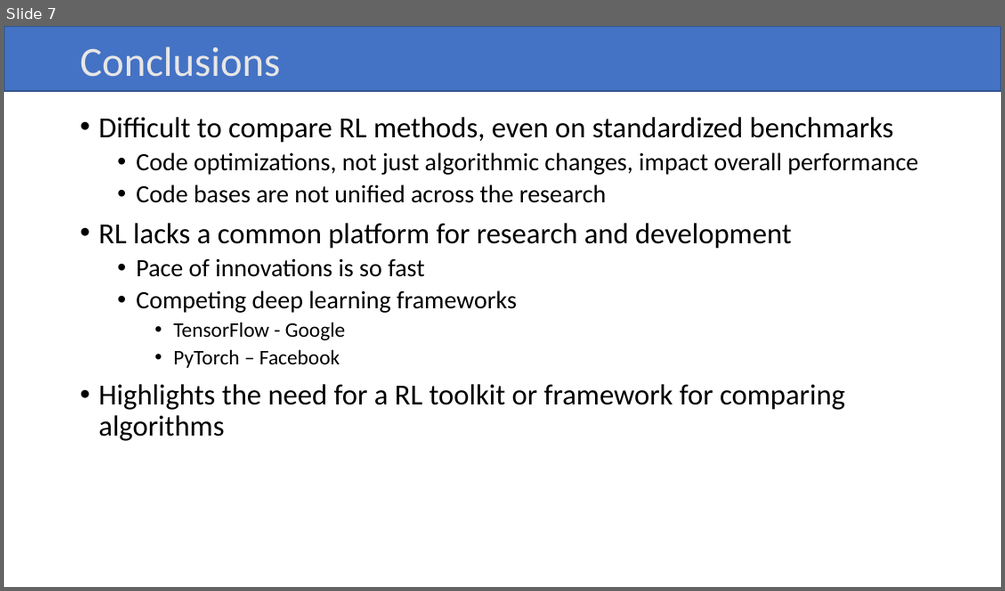
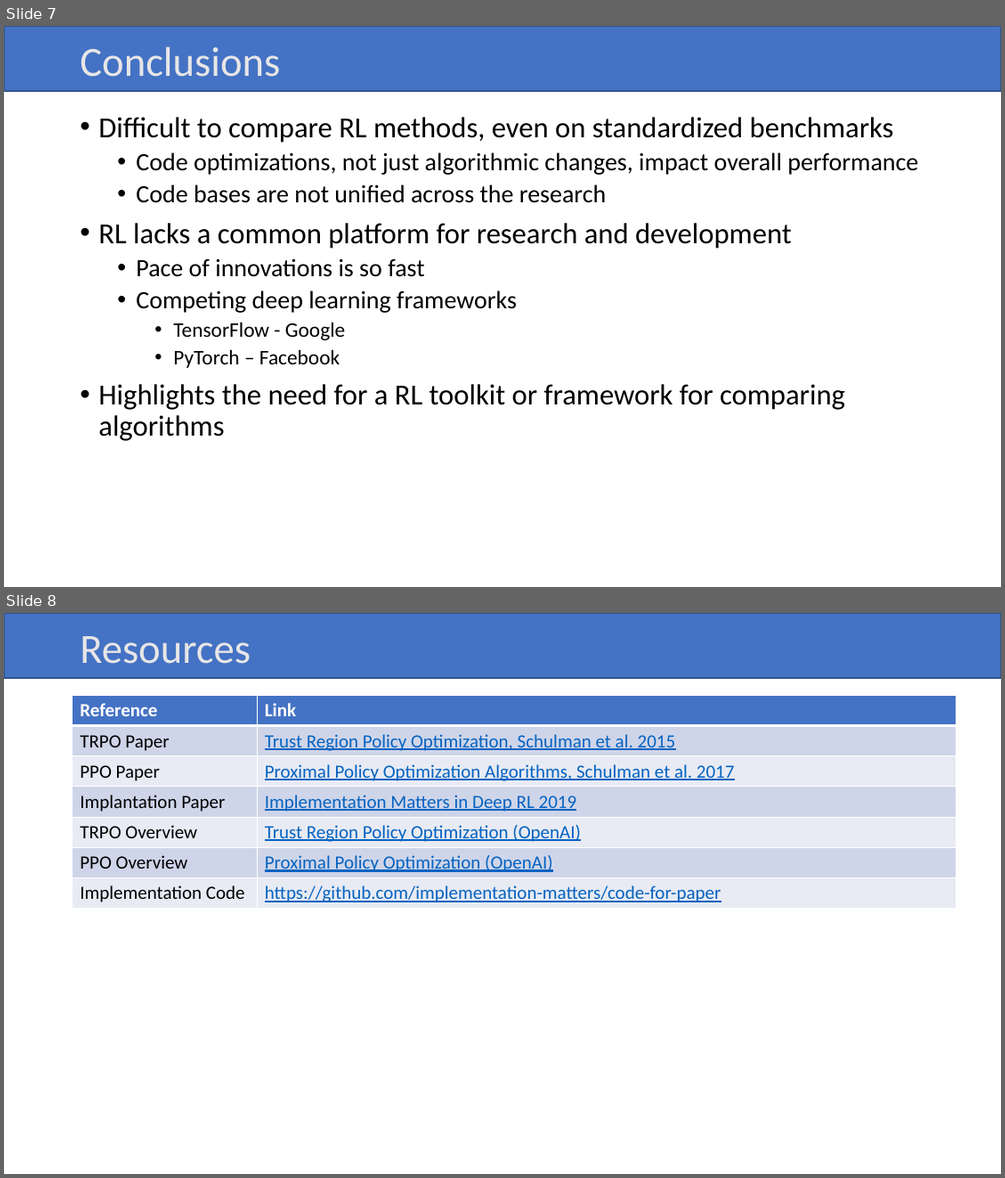
Before and after one commit to MetrowestBostonDevelopersMLGroup/MeetingPresentations, a slide deck: 2020/09/IMPLEMENTATION MATTERS IN DEEP POLICY.pptx. Shown one above the other, each under a label of ours: slide 7 before the commit, slides 7 and 8 after it. The pictures are 1005x591 and 1005x1178 pixels, drawn with LibreOffice and Linux fonts; fonts in the diff are those of the drawing. Boxes give left, top, right and bottom in pixels: in the first picture for what was removed or moved away, otherwise in the second. Text is boxed around its words. In the diff, an @@ line names an element or a change of style, - is before the commit and + after.

```diff
--- a/2020/09/IMPLEMENTATION MATTERS IN DEEP POLICY.pptx
+++ b/2020/09/IMPLEMENTATION MATTERS IN DEEP POLICY.pptx
@@ slide 8 added at (4,613,1001,1174), background #FFFFFF; not listed: 1 template element that a slide beside it also shows @@
@@ title added at (80,636,251,664), 40 pt, text #E7E6E6 @@
+Resources
@@ table added at (73,695,956,908), 7 rows, 2 columns @@
+Reference | Link
+TRPO Paper | Trust Region Policy Optimization, Schulman et al. 2015
+PPO Paper | Proximal Policy Optimization Algorithms, Schulman et al. 2017
+Implantation Paper | Implementation Matters in Deep RL 2019
+TRPO Overview | Trust Region Policy Optimization (OpenAI)
+PPO Overview | Proximal Policy Optimization (OpenAI)
+Implementation Code | https://github.com/implementation-matters/code-for-paper
```
Also in this commit, not shown: 2 slides changed.
